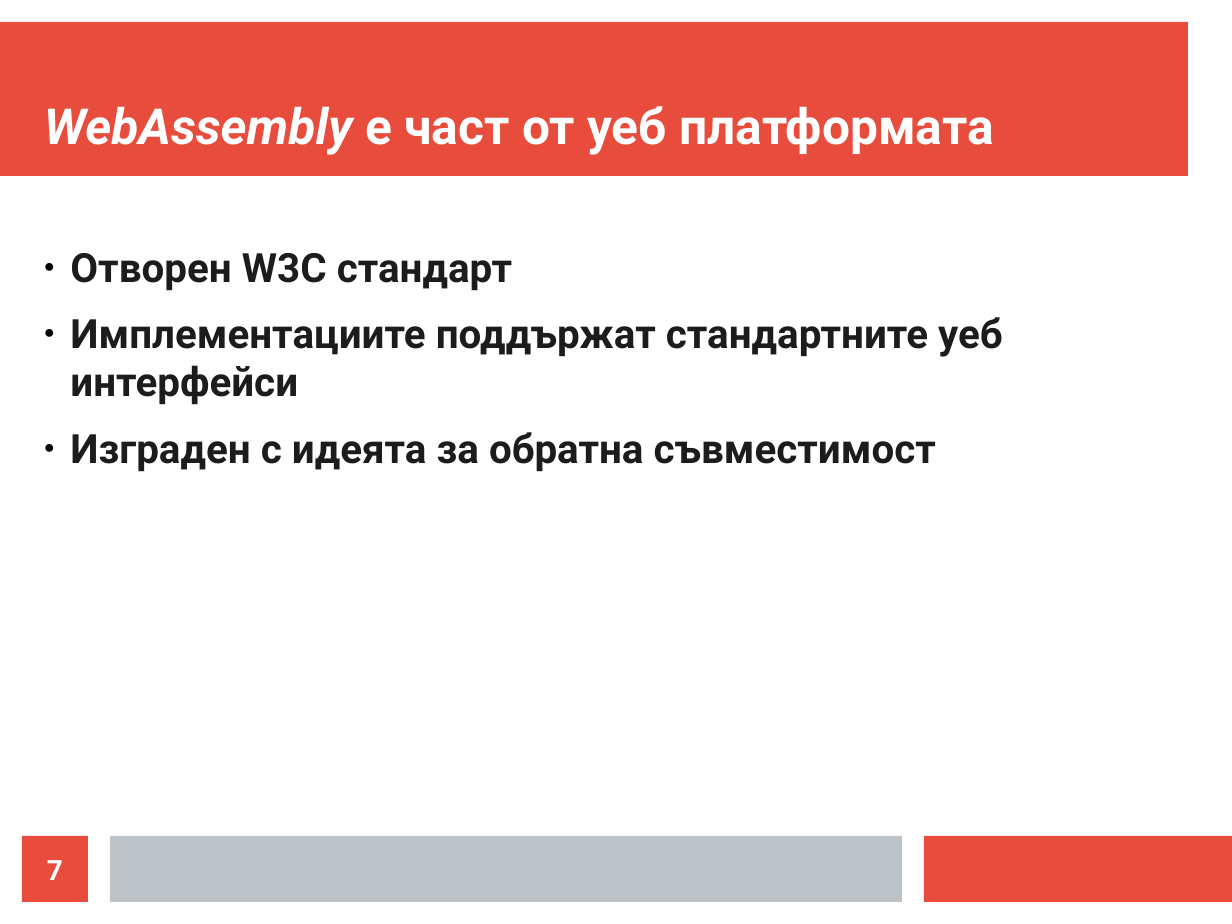
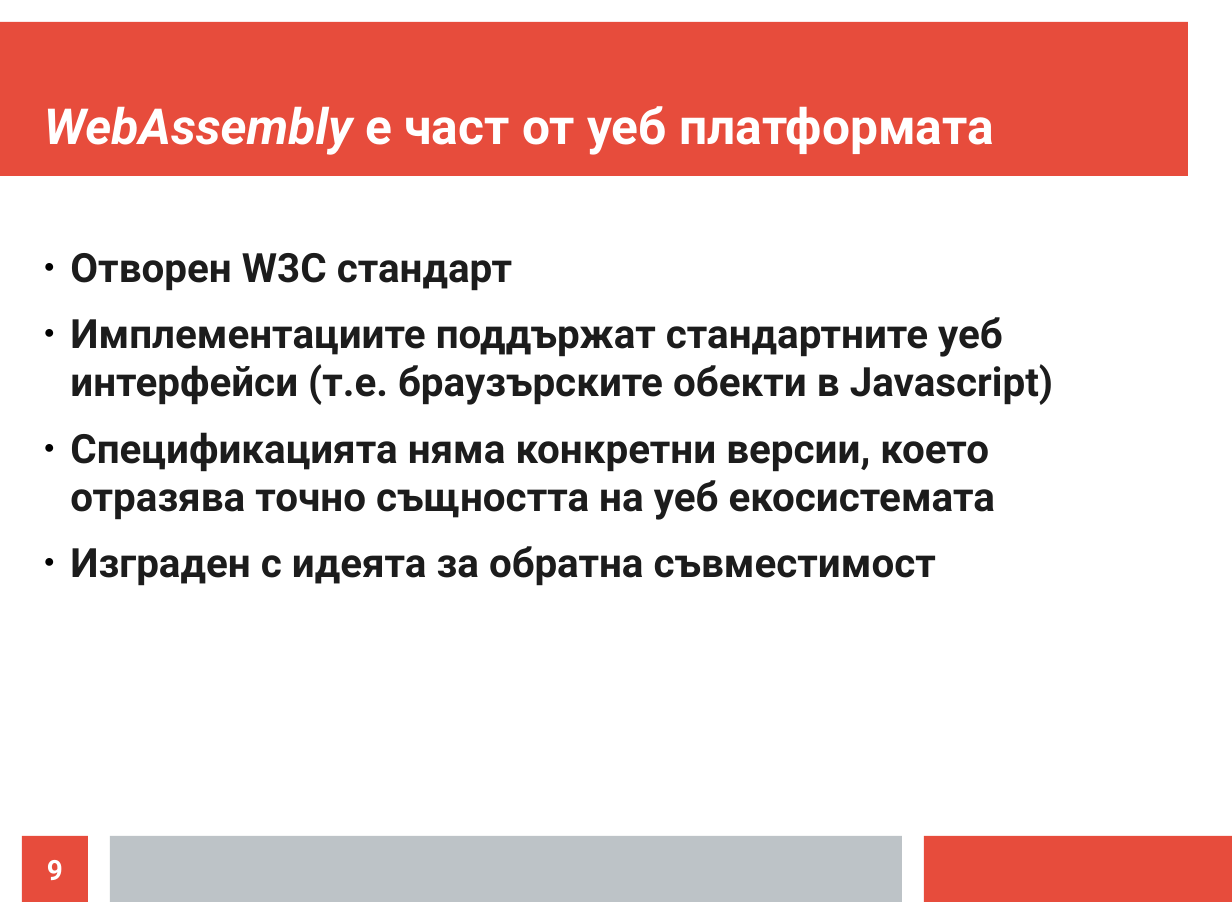
Before and after one commit to rgeorgiev583/www-referat, a slide deck: slide 9 of presentation/81030_presentation.odp (slide 7 before the commit). Drawn at 1232x924 pixels with LibreOffice and Linux fonts; fonts in the diff are those of the drawing. Boxes give left, top, right and bottom in pixels: in the first picture for what was removed or moved away, otherwise in the second. Text is boxed around its words. In the diff, an @@ line names an element or a change of style, - is before the commit and + after.

Commit message:
amended presentation with `What WebAssembly is NOT` slide and made some corrections to the other slides

```diff
--- a/presentation/81030_presentation.odp
+++ b/presentation/81030_presentation.odp
@@ text at (70,317,1053,520): text changed @@
-● Имплементациите поддържат стандартните уеб интерфейси
+● Имплементациите поддържат стандартните уеб интерфейси (т.е. браузърските обекти в Javascript)
+● Спецификацията няма конкретни версии, което отразява точно същността на уеб екосистемата
@@ page number at (47,860,63,880): text changed @@
-7
+9
```
Also in this commit, not shown: 2 slides added.
